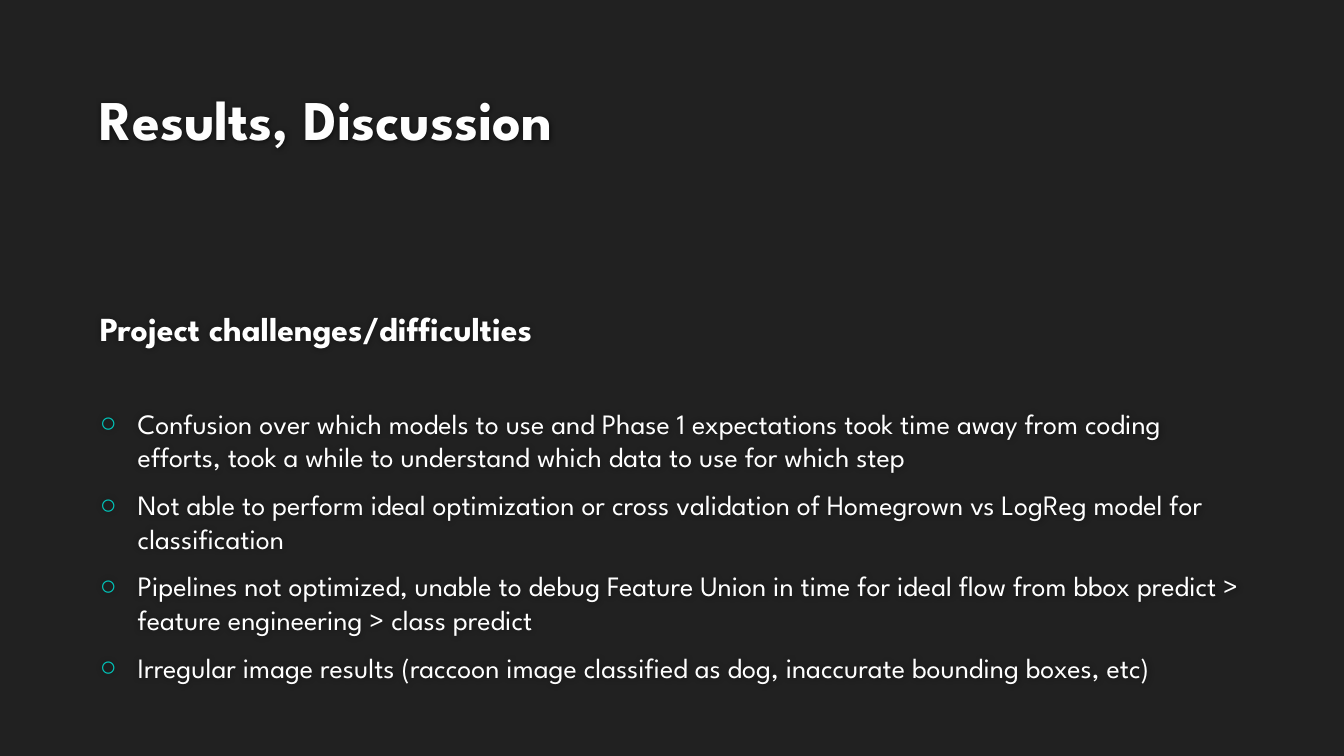
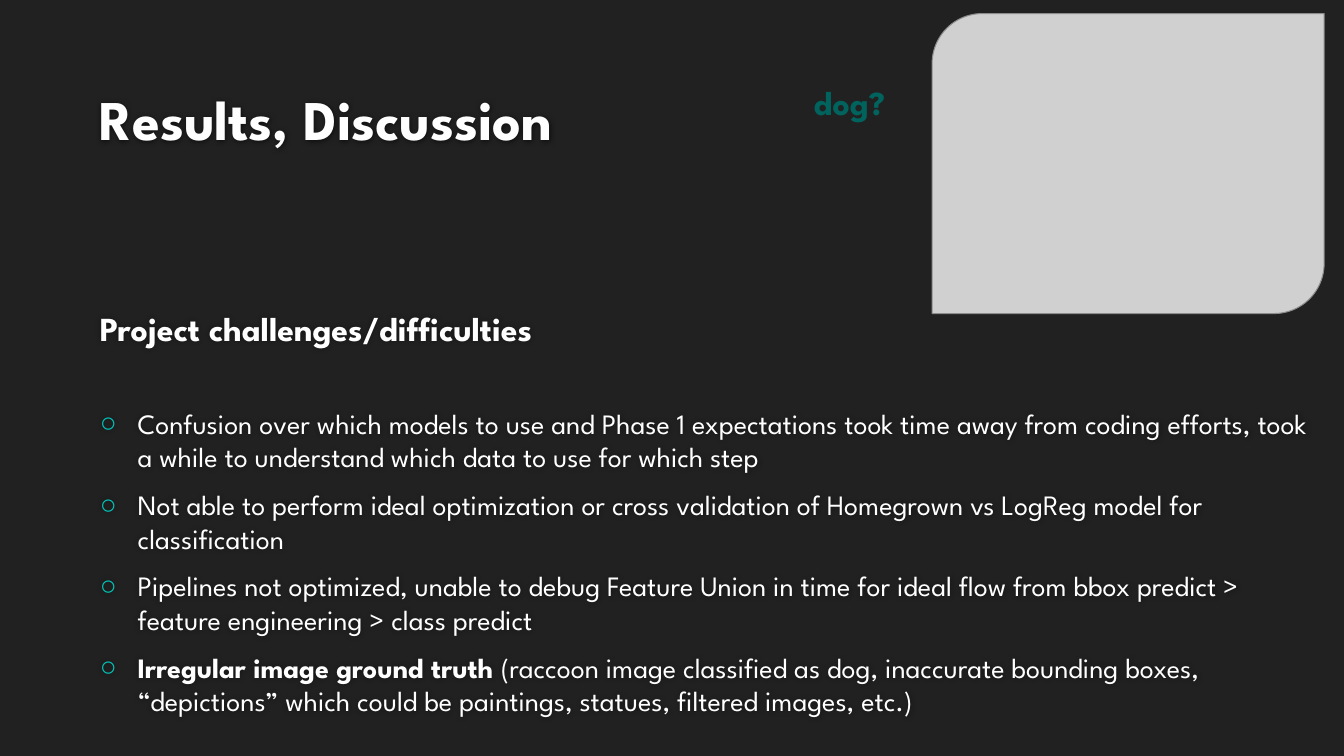
Before and after one commit to LaurenMadar/AML-finalgroup2, a slide deck: slide 12 of other/Group2_Phase1.pptx. Drawn at 1344x756 pixels with LibreOffice and Linux fonts; fonts in the diff are those of the drawing; grey boxes stand for pictures; background and template pictures are left out. Boxes give left, top, right and bottom in pixels: in the first picture for what was removed or moved away, otherwise in the second. Text is boxed around its words. In the diff, an @@ line names an element or a change of style, - is before the commit and + after.

```diff
--- a/other/Group2_Phase1.pptx
+++ b/other/Group2_Phase1.pptx
@@ picture added at <box>933,14,1325,315</box> @@
@@ text added at <box>814,92,885,122</box>, 24 pt, text #00635D, bold @@
+dog?
@@ text at <box>138,658,1199,717</box>: text changed @@
-○ Irregular image results (raccoon image classified as dog, inaccurate bounding boxes, etc)
+○ Irregular image ground truth (raccoon image classified as dog, inaccurate bounding boxes, “depictions” which could be paintings, statues, filtered images, etc.)
```
Also in this commit, not shown: 1 slide added, 1 slide removed.
